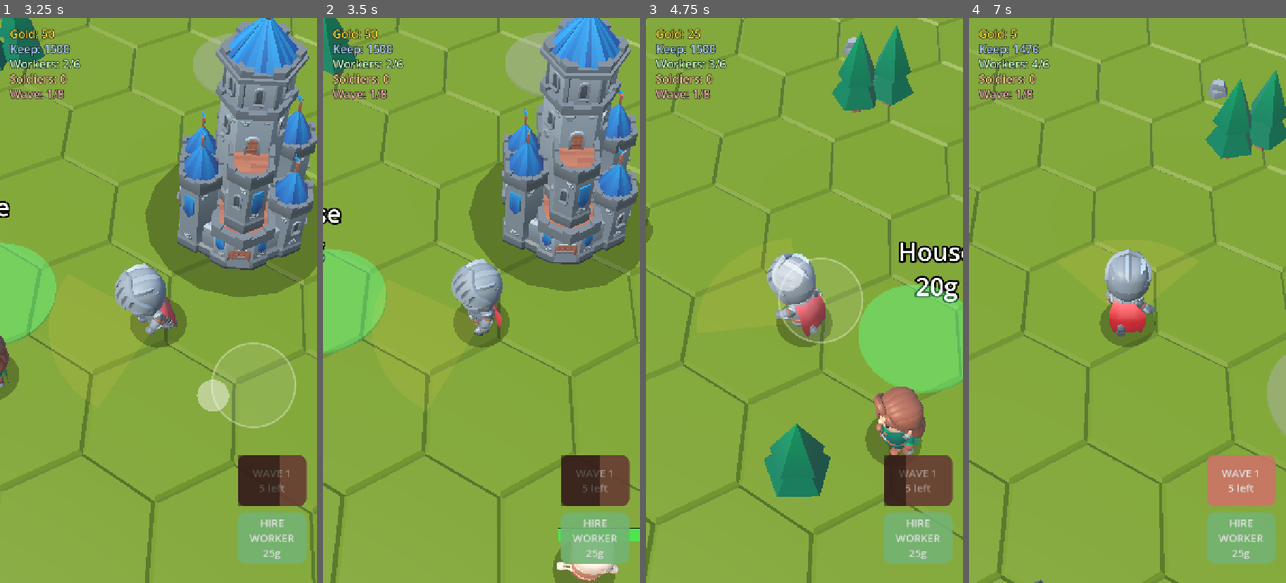
Above: before the commit, frames 1-4 (left to right).
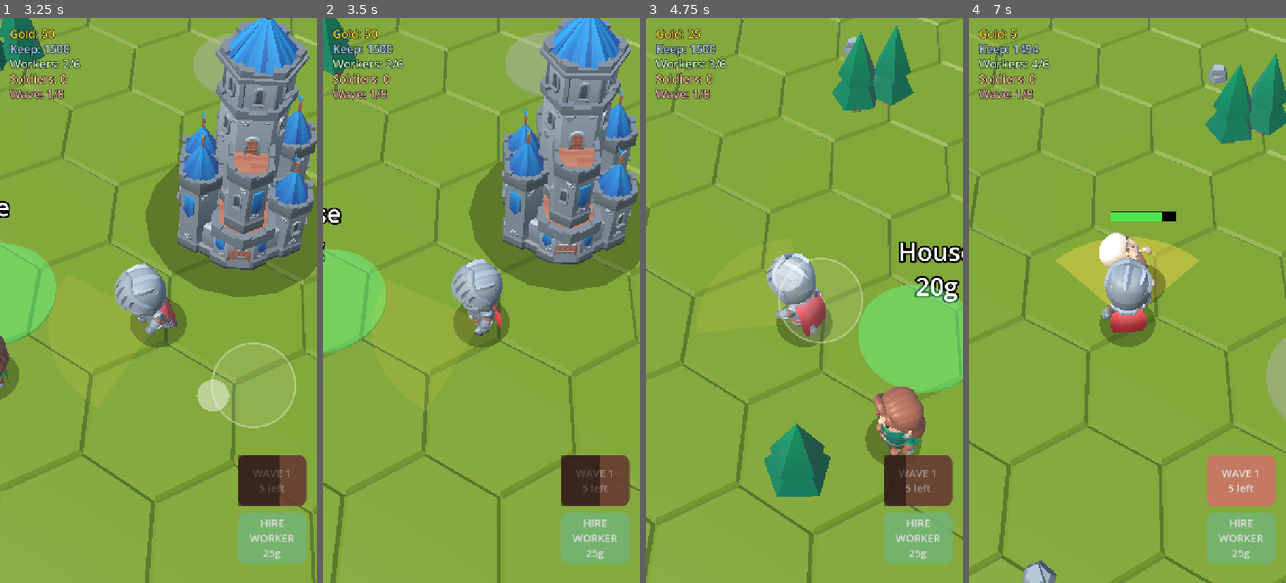
Above: after the commit, the same moments.

Repository: tembugi/town-defender
Game: Godot game, scene res://Main3D.tscn
Same seed, same stepped clock (60 frames per second), same inputs: the game is played once before the commit and once after it.
Inputs (mouse positions are in pixels of both pictures, inside the frame that each line leads up to):
- Up to frame 1 (3.25 s): click "HIRE WORKER 25g" at 0.5 s; click "START WAVE" at 1.25 s; tap Enter at 2 s; move the mouse to (142, 413) at 2.02 s; hold W 2.03-2.75 s; tap H at 2.1 s; click (142, 413) at 2.17 s; tap Space at 2.27 s; drag from (253, 385) to (142, 413) at 2.77 s
- Up to frame 2 (3.5 s): no input
- Up to frame 3 (4.75 s): move the mouse to (709, 215) at 3.52 s; hold A 3.53-4.25 s; tap H at 3.6 s; drag from (820, 300) to (709, 215) at 4.27 s
- Up to frame 4 (7 s): move the mouse to (1079, 159) at 5.02 s; hold S 5.03-5.75 s; tap H at 5.1, 6.6 s; tap Space at 5.27 s; drag from (1197, 272) to (1079, 159) at 5.77 s; move the mouse to (1064, 328) at 6.52 s; hold W from 6.53 s (still down); click (1064, 328) at 6.67 s

Frame 1 is identical in both runs. In frame 2, 0.8% of the frame differs, in the area x 72-100%, y 90-100%; in frame 3, less than 0.1%; in frame 4, 11%, in the area x 0-100%, y 0-100%.

Commit message:
Polish A: attack/hit/death/spawn animations
- Attacks use Use_Item (a real swing) for hero, soldiers and skeletons; the
  swing clip restarts on each strike. Interact is kept for building.
- Skeletons flinch with Hit_A/Hit_B when damaged (brief anim override that
  doesn't interrupt their advance or attacks).
- Death randomizes Death_A/Death_B.
- Skeletons rise from the ground with Spawn_Ground before they start marching.

Verified the full state chain headless: Spawn_Ground -> Walking_C -> Hit -> Death.

Co-Authored-By: Claude Sonnet 4.6 <noreply@anthropic.com>

Diff:
--- a/scripts/Enemy3D.gd
+++ b/scripts/Enemy3D.gd
@@ -28,6 +28,9 @@
 var dead := false
 var hpbar: Node3D
 var bar_fill: MeshInstance3D
+var hit_t := 0.0          # >0 while showing a flinch reaction
+var hit_clip := "Hit_A"
+var spawn_t := 0.0        # >0 while rising from the ground (no acting yet)
 
 
 func setup(g: Node, cfg: Dictionary) -> void:
@@ -44,9 +47,12 @@
 	Rig.make_unit_body(self)
 	ap = Rig.attach(model, "skeleton")
 	Rig.set_shadows(model, false)   # perf: skeletons don't cast shadows
-	_play("Idle_A")
 	add_to_group("enemies")
 	_make_hpbar()
+	# rise out of the ground before marching
+	var sa := ap.get_animation("Spawn_Ground")
+	spawn_t = sa.length if sa != null else 0.0
+	_play("Spawn_Ground" if spawn_t > 0.0 else "Idle_A")
 
 
 const BAR_W := 0.9
@@ -67,6 +73,12 @@
 	var frac := clampf(hp / max_hp, 0.0, 1.0)
 	bar_fill.scale.x = frac
 	bar_fill.position.x = -BAR_W * 0.5 * (1.0 - frac)   # anchor left -> empties right to left
+	# spawning: stand still and finish rising out of the ground
+	if spawn_t > 0.0:
+		spawn_t -= delta
+		velocity = Vector3.ZERO
+		_play("Spawn_Ground")
+		return
 	atk_cd -= delta
 	var to: Vector3 = game.keep_pos - global_position
 	var dist := Vector2(to.x, to.z).length()
@@ -89,12 +101,19 @@
 		velocity = velocity.lerp(target, 0.3)   # smooth so direction changes don't buzz
 	move_and_slide()
 	_face(game.keep_pos)
-	if in_range:
-		_play("Interact")
+	# damage the Keep on cadence regardless of the displayed clip
+	if in_range and atk_cd <= 0.0:
+		atk_cd = atk_interval
+		game.damage_keep(dmg)
+		anim = ""   # restart the swing clip on each strike
+	# animation (a hit flinch briefly overrides everything else)
+	if hit_t > 0.0:
+		hit_t -= delta
+		_play(hit_clip)
 		ap.speed_scale = 1.0
-		if atk_cd <= 0.0:
-			atk_cd = atk_interval
-			game.damage_keep(dmg)
+	elif in_range:
+		_play("Use_Item")        # swing at the Keep
+		ap.speed_scale = 1.0
 	elif velocity.length() > 0.05:
 		_play("Walking_C")
 		ap.speed_scale = speed / WALK_REF
@@ -123,6 +142,11 @@
 	hp -= amount
 	if hp <= 0.0:
 		_die()
+		return
+	# brief flinch (skip while attacking the Keep so it keeps swinging)
+	hit_clip = "Hit_A" if randf() < 0.5 else "Hit_B"
+	hit_t = 0.16
+	anim = ""   # force the flinch clip to restart even if already showing
 
 
 func _die() -> void:
@@ -132,7 +156,7 @@
 	collision_mask = 0
 	remove_from_group("enemies")   # also drops out of others' separation checks
 	died.emit(reward, global_position)
-	_play("Death_A")
+	_play("Death_A" if randf() < 0.5 else "Death_B")
 	ap.speed_scale = 1.0
 	get_tree().create_timer(1.6).timeout.connect(queue_free)
 
--- a/scripts/Game3D.gd
+++ b/scripts/Game3D.gd
@@ -374,7 +374,7 @@
 	var has_target := _target_in_cone(hero.position, hfwd)
 	if has_target and hero_atk_cd <= 0.0:
 		hero_atk_cd = HERO_ATK_CD
-		hero.attack_anim_t = 0.35
+		hero.swing()
 		_hero_swing(hero.position, hfwd)
 	if moving or has_target:
 		hero.gather_target = null
--- a/scripts/Hero3D.gd
+++ b/scripts/Hero3D.gd
@@ -82,7 +82,7 @@
 		model.rotation.y = atan2(dir.x, dir.z) + FACE_OFFSET
 		# swing in our current facing while moving; otherwise normal locomotion
 		if swinging:
-			_play("Interact")
+			_play("Use_Item")
 			ap.speed_scale = 1.4
 		elif spd >= RUN_THRESHOLD:
 			_play("Running_A")
@@ -94,7 +94,7 @@
 	velocity = Vector3.ZERO
 	# standing still: swing keeps the last facing (no auto-aim onto enemies)
 	if swinging:
-		_play("Interact")
+		_play("Use_Item")
 		ap.speed_scale = 1.4
 	elif gather_target != null and is_instance_valid(gather_target):
 		# building on a pad: swing in whatever direction we already face; don't
@@ -106,6 +106,11 @@
 		ap.speed_scale = 1.0
 
 
+func swing() -> void:
+	attack_anim_t = 0.35
+	anim = ""   # restart the swing clip even if one is already playing
+
+
 func _play(n: String) -> void:
 	if anim == n:
 		return
--- a/scripts/Soldier3D.gd
+++ b/scripts/Soldier3D.gd
@@ -42,10 +42,11 @@
 		var to: Vector3 = e.global_position - global_position
 		if Vector2(to.x, to.z).length() <= REACH:
 			_face(e.global_position)
-			_play("Interact")
+			_play("Use_Item")
 			ap.speed_scale = 1.0
 			if atk_cd <= 0.0:
 				atk_cd = ATK_CD
+				anim = ""   # restart the swing clip on each strike
 				_strike(e)
 		else:
 			_move_toward(e.global_position, delta)
